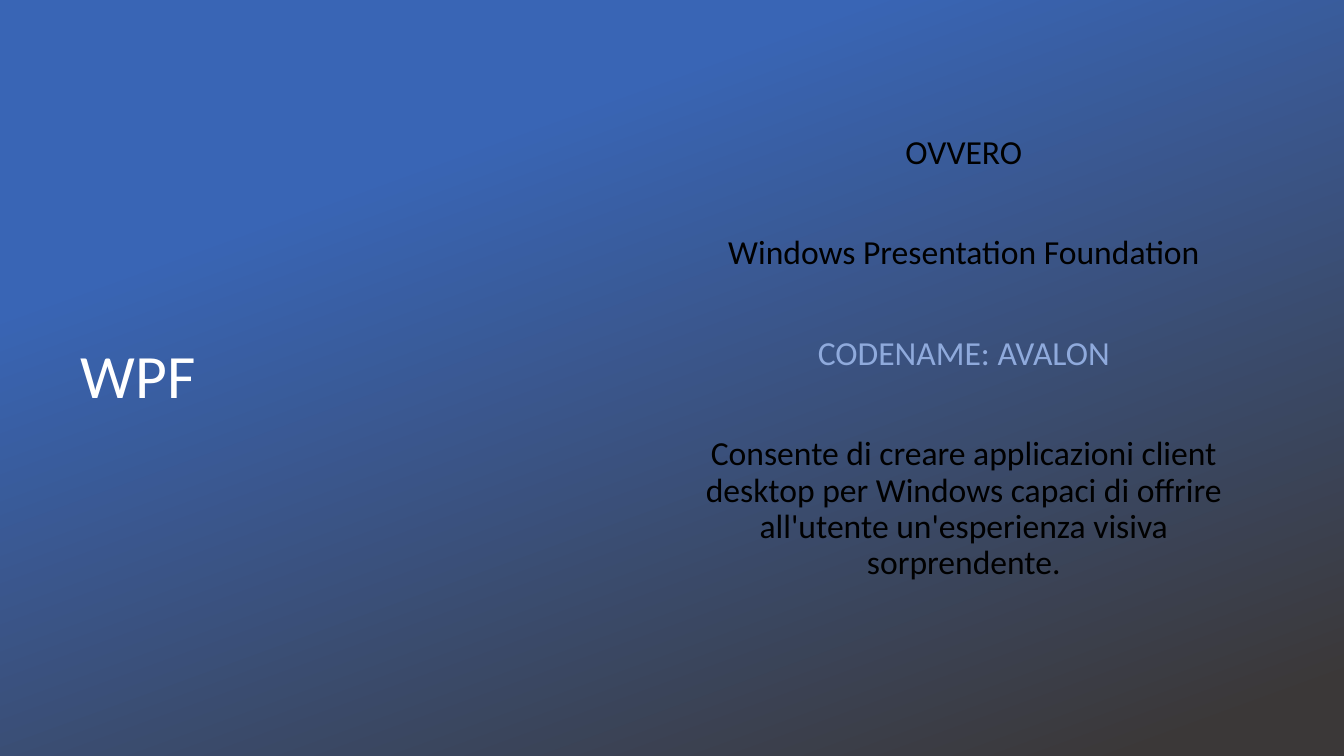
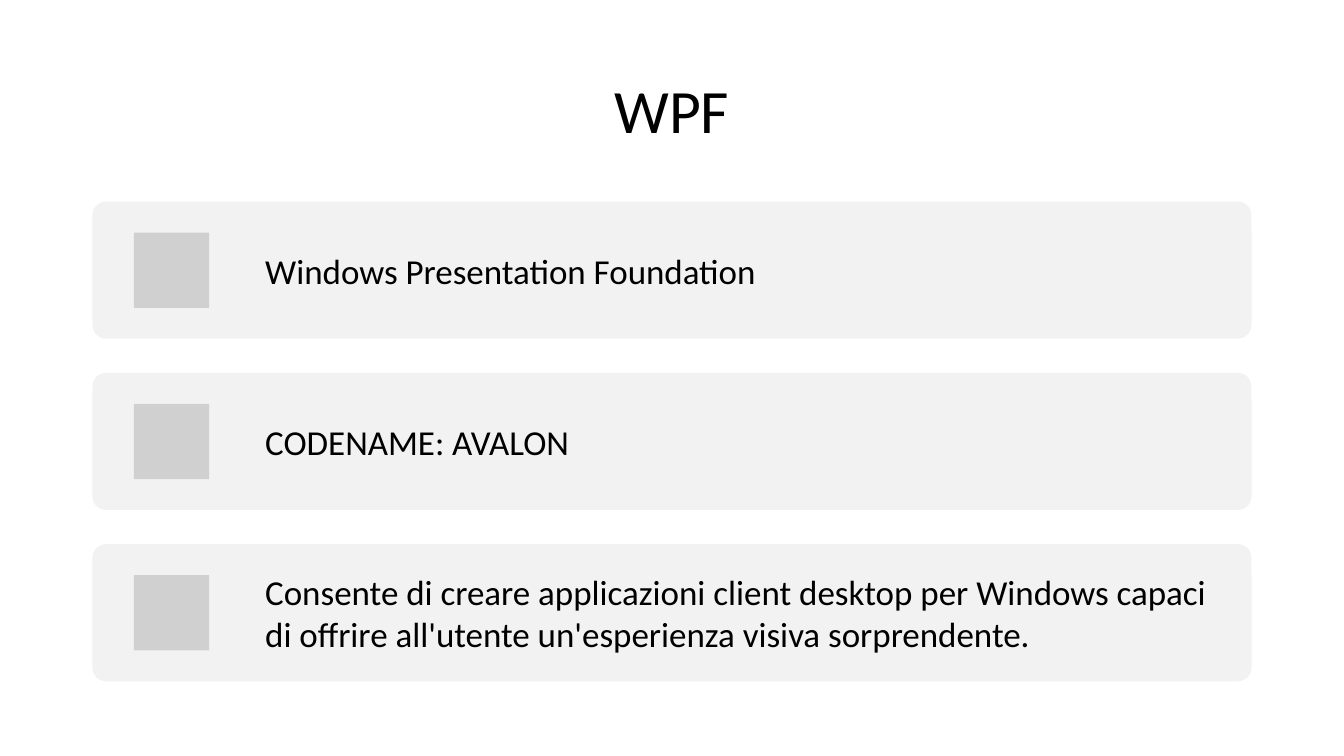
Before and after one commit to danieleromanazzi/wpf-tutorial, a slide deck: slide 8 of wpf-tutorial.pptx (slide 2 before the commit). Drawn at 1344x756 pixels with LibreOffice and Linux fonts; fonts in the diff are those of the drawing; grey boxes stand for pictures; background and template pictures are left out. Boxes give left, top, right and bottom in pixels: in the first picture for what was removed or moved away, otherwise in the second. Text is boxed around its words. In the diff, an @@ line names an element or a change of style, - is before the commit and + after.

```diff
--- a/wpf-tutorial.pptx
+++ b/wpf-tutorial.pptx
@@ rectangle removed at box(0, 0, 1344, 756) @@
@@ title "WPF": place and size @@
-title "WPF" at box(81, 358, 196, 398)
+title "WPF" at box(614, 93, 729, 133)
@@ title "WPF" at box(614, 93, 729, 133): text colour #FFFFFF to #000000; alignment left to centre @@
@@ text at box(728, 142, 1199, 365): paragraphs removed @@
-OVVERO
-Windows Presentation Foundation
-CODENAME: AVALON
@@ text "Consente di creare applicazioni client ...": place and size @@
-text "Consente di creare applicazioni client ..." at box(706, 142, 1222, 579)
+text "Consente di creare applicazioni client ..." at box(265, 580, 1206, 653)
@@ text "Consente di creare applicazioni client ..." at box(265, 580, 1206, 653): size 24 to 25 pt; alignment centre to left; line spacing 0.9 to 1; less space between paragraphs @@
@@ group added at box(93, 202, 1252, 682): 3 rounded rectangles, 3 pictures, 2 texts @@
+Windows Presentation Foundation
+CODENAME: AVALON
```
Also in this commit, not shown: 3 other slides changed, 19 slides added, 3 slides removed, 1 other file.
